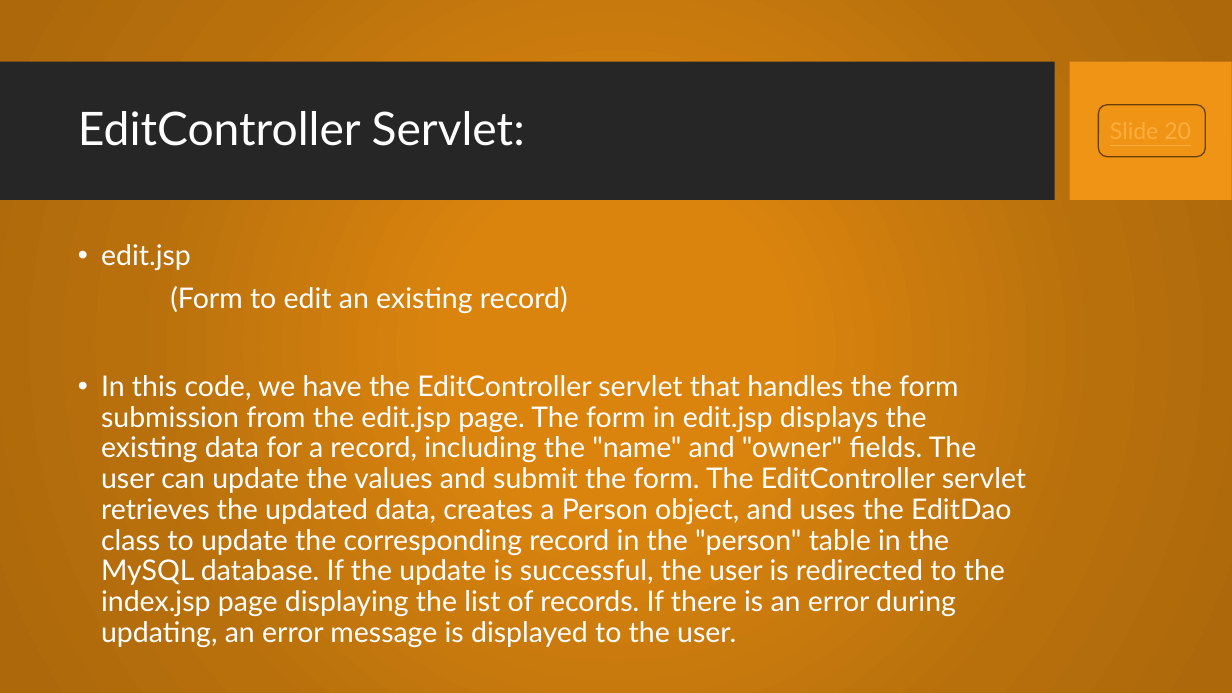
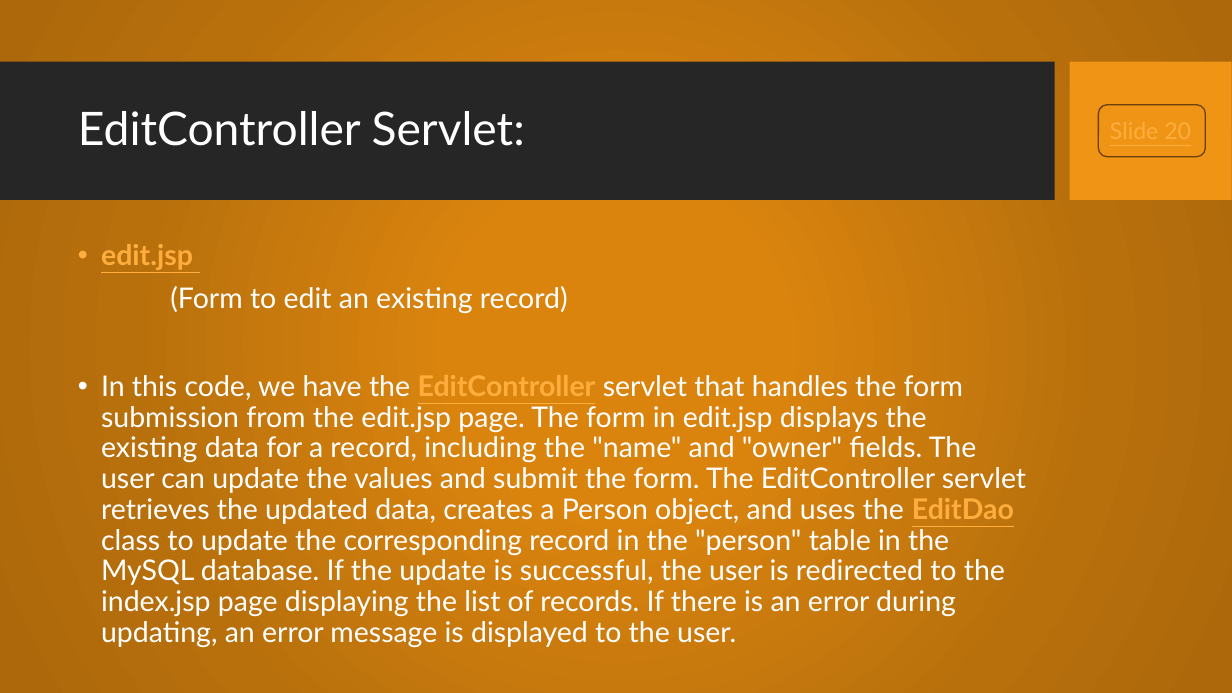
Before and after one commit to VamshiV25/MVC_CRUD_Operation, a slide deck: slide 13 of Building a sample CRUD Web Application.pptx. Drawn at 1232x693 pixels with LibreOffice and Linux fonts; fonts in the diff are those of the drawing; background and template pictures are left out. Boxes give left, top, right and bottom in pixels: in the first picture for what was removed or moved away, otherwise in the second. Text is boxed around its words. In the diff, an @@ line names an element or a change of style, - is before the commit and + after.

```diff
--- a/Building a sample CRUD Web Application.pptx
+++ b/Building a sample CRUD Web Application.pptx
@@ text at (x1=101, y1=244, x2=1026, y2=647): text colour #FFFFFF to #FFAE3E, bold on, underline on in "edit.jsp", "EditController EditDao" @@
```
Also in this commit, not shown: 7 other slides changed, 15 slides added, 4 other files.
